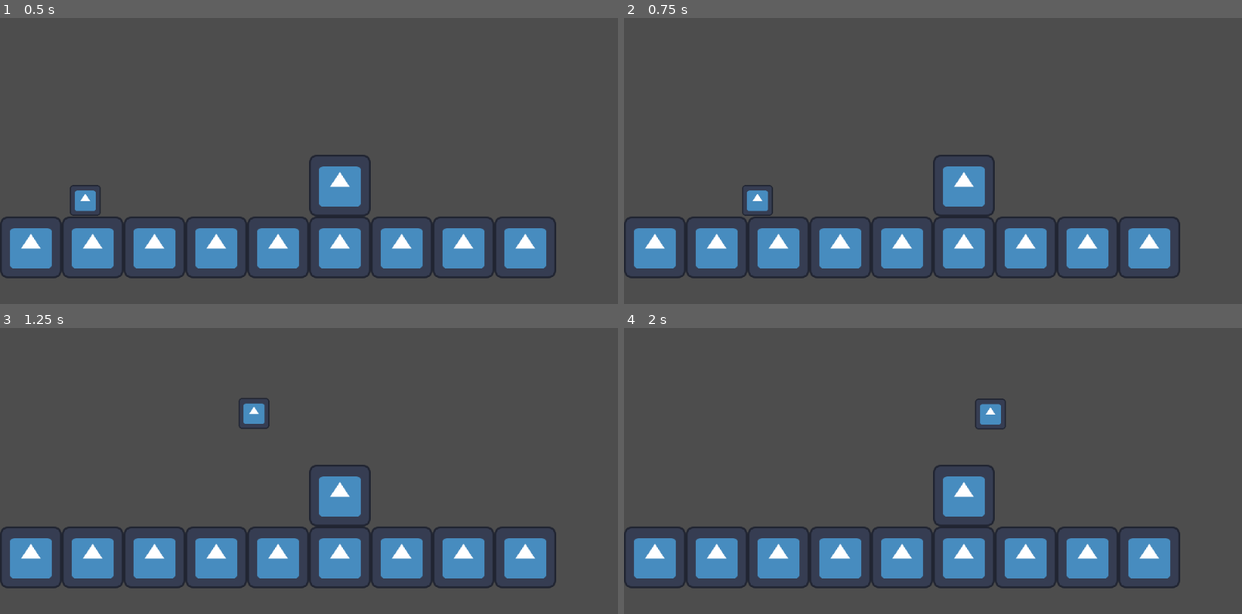
Above: before the commit, frames 1-4 (two rows, left to right).
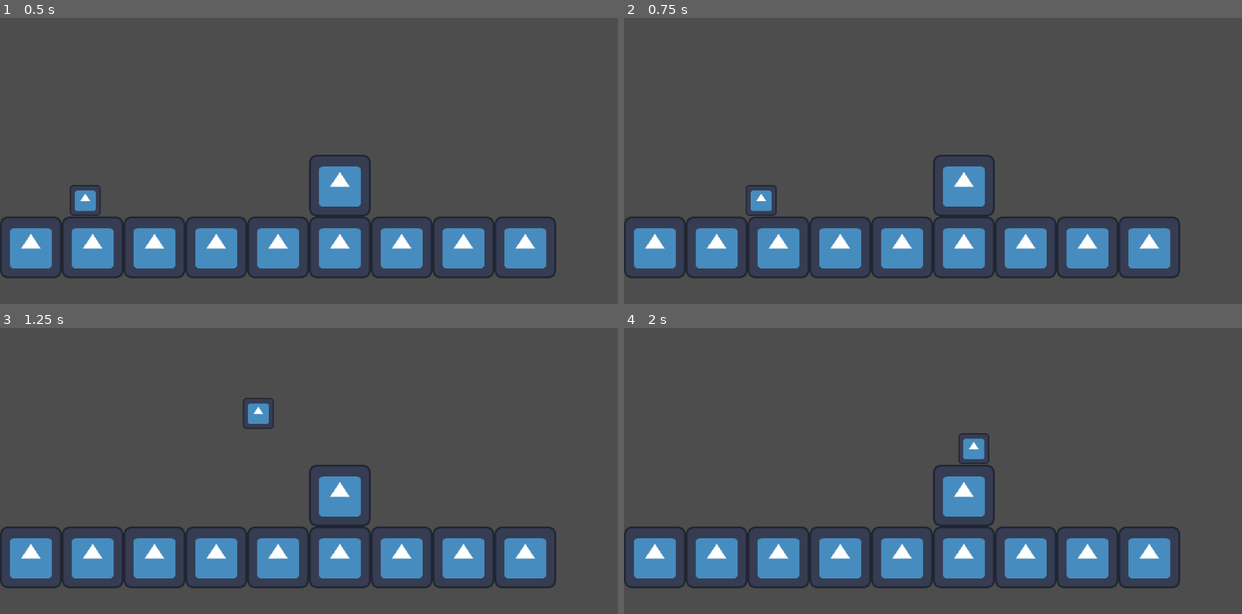
Above: after the commit, the same moments.

Repository: pcb3/neon
Game: Godot game, scene res://scenes/level.tscn
Two runs of this game, one before a commit and one after it. Both use one fixed random seed, a clock stepped at 60 frames per second and the inputs below. The engine's default icon, where the game draws it, is replaced by a stand-in: a white triangle on a blue panel in a dark square.
Inputs:
- Up to frame 1 (0.5 s): no input
- Up to frame 2 (0.75 s): hold Right (ui_right) from 0.53 s (still down); tap Shift (dash, bound only after the commit) at 0.6 s
- Up to frame 3 (1.25 s): keep holding Right (ui_right); tap W (jump) at 0.77, 0.8, 1.07 s
- Up to frame 4 (2 s): keep holding Right (ui_right); tap W (jump) at 1.35, 1.52, 1.82 s; tap Shift (dash, bound only after the commit) at 1.55 s

Frame 1 is identical in both runs. In frame 2, 0.2% of the frame differs, in the area x 19-25%, y 58-70%; in frame 3, 0.2%; in frame 4, 0.7%, in the area x 54-62%, y 24-48%.

Commit message:
add dash mechanics

Diff:
--- a/project.godot
+++ b/project.godot
@@ -71,6 +71,7 @@
 down={
 "deadzone": 0.2,
 "events": [Object(InputEventKey,"resource_local_to_scene":false,"resource_name":"","device":-1,"window_id":0,"alt_press …(192 unchanged characters)…
+, Object(InputEventKey,"resource_local_to_scene":false,"resource_name":"","device":-1,"window_id":0,"alt_pressed":false,"shift_pressed":false,"ctrl_pressed":false,"meta_pressed":false,"pressed":false,"keycode":0,"physical_keycode":83,"key_label":0,"unicode":115,"location":0,"echo":false,"script":null)
 ]
 }
 action={
@@ -93,6 +94,11 @@
 "events": [Object(InputEventKey,"resource_local_to_scene":false,"resource_name":"","device":-1,"window_id":0,"alt_press …(192 unchanged characters)…
 ]
 }
+dash={
+"deadzone": 0.2,
+"events": [Object(InputEventKey,"resource_local_to_scene":false,"resource_name":"","device":-1,"window_id":0,"alt_pressed":false,"shift_pressed":false,"ctrl_pressed":false,"meta_pressed":false,"pressed":false,"keycode":0,"physical_keycode":4194325,"key_label":0,"unicode":0,"location":0,"echo":false,"script":null)
+]
+}
 
 [layer_names]
 
--- a/resources/PlayerData.tres
+++ b/resources/PlayerData.tres
@@ -11,6 +11,6 @@
 jump_time_to_peak = 0.4
 jump_time_to_descent = 0.3
 dash_duration = 0.2
-dash_speed = 600.0
+dash_speed = 500.0
 dash_cooldown = 0.5
 metadata/_custom_type_script = "uid://binfqq77dwkf8"
--- a/scripts/player.gd
+++ b/scripts/player.gd
@@ -7,7 +7,16 @@
 @onready var jump_gravity : float = ((-2.0 * player_data.jump_height) / (player_data.jump_time_to_peak * player_data.jump_time_to_peak)) * -1.0
 @onready var fall_gravity : float = ((-2.0 * player_data.jump_height) / (player_data.jump_time_to_descent * player_data.jump_time_to_descent)) * -1.0
 
+@onready var is_dashing: bool = false
+@onready var can_dash: float = false
+@onready var dash_direction: Vector2 = Vector2.ZERO
+
 func _physics_process(delta: float) -> void:
+	# Set velocity to 0 when grounded
+	if is_on_floor():
+		velocity.y = 0.0
+		can_dash = true
+
 	# Add the gravity.
 	if not is_on_floor():
 		velocity += get_custom_gravity() * delta
@@ -16,19 +25,26 @@
 	if Input.is_action_just_pressed("ui_up") and is_on_floor():
 		velocity.y = jump_velocity
 
-	var direction := Input.get_axis("ui_left", "ui_right")
-	if direction:
-		velocity.x = direction * player_data.speed
+	# Set direction vector and move player
+	var direction_x := Input.get_axis("ui_left", "ui_right")
+	var direction_y := Input.get_axis("jump", "down")
+	var direction := Vector2(direction_x, direction_y)
+	if direction_x:
+		velocity.x = direction_x * player_data.speed
 	else:
 		velocity.x = move_toward(velocity.x, 0, player_data.speed)
 
+	# Handle dsah.
+	if Input.is_action_just_pressed("dash") and can_dash:
+		is_dashing = true
+		if direction.length() == 0:
+			direction = Vector2.RIGHT
+		else:
+			direction = direction.normalized()
+		velocity = direction * player_data.dash_speed
+		can_dash = false
+
 	move_and_slide()
-
-	# Set velocity to 0 when grounded
-	if is_on_floor():
-		velocity.y = 0.0
-
-	print("velocity: ", velocity)
 
 func get_custom_gravity() -> Vector2:
 	return Vector2(0, jump_gravity) if velocity.y < 0.0 else Vector2(0, fall_gravity)
